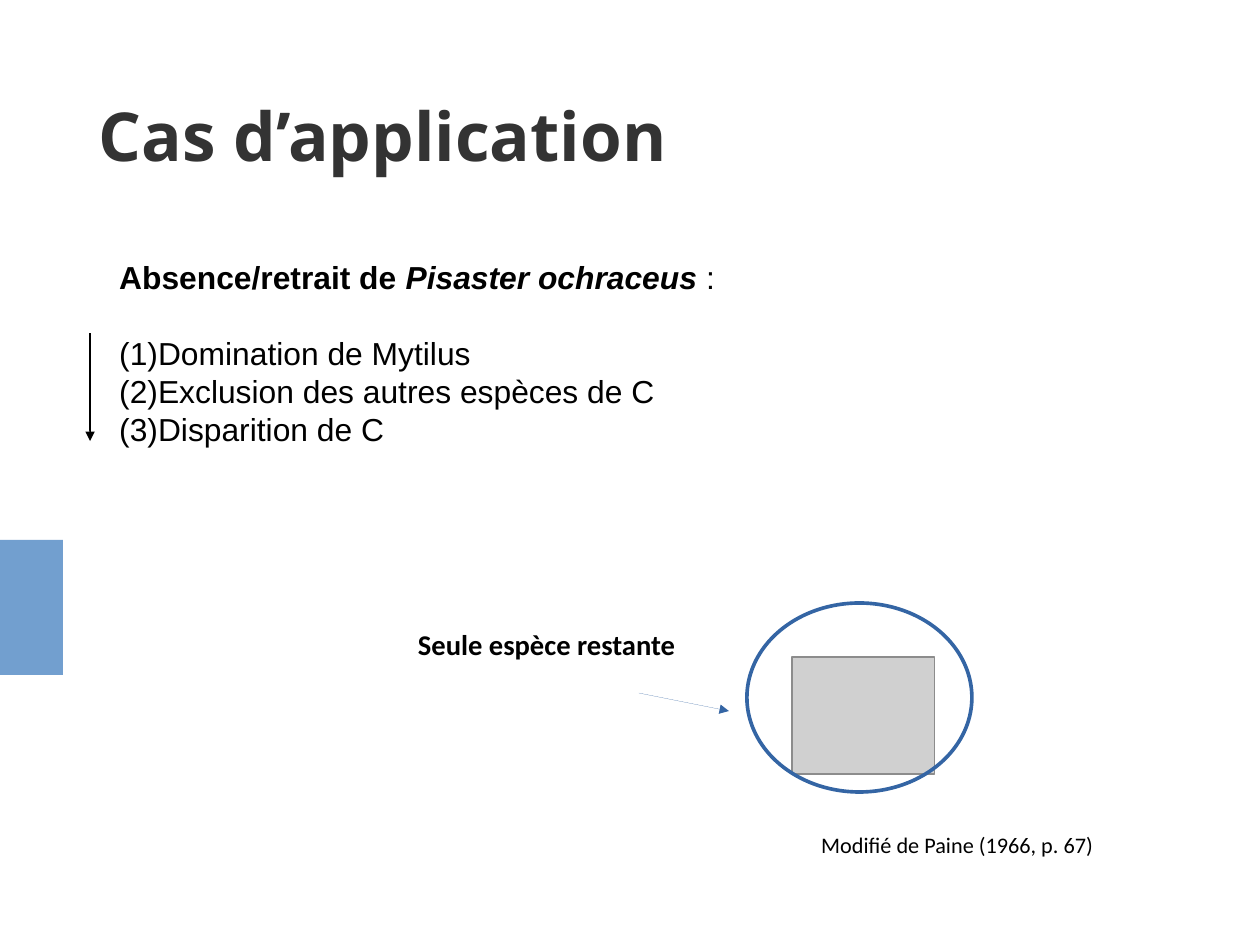
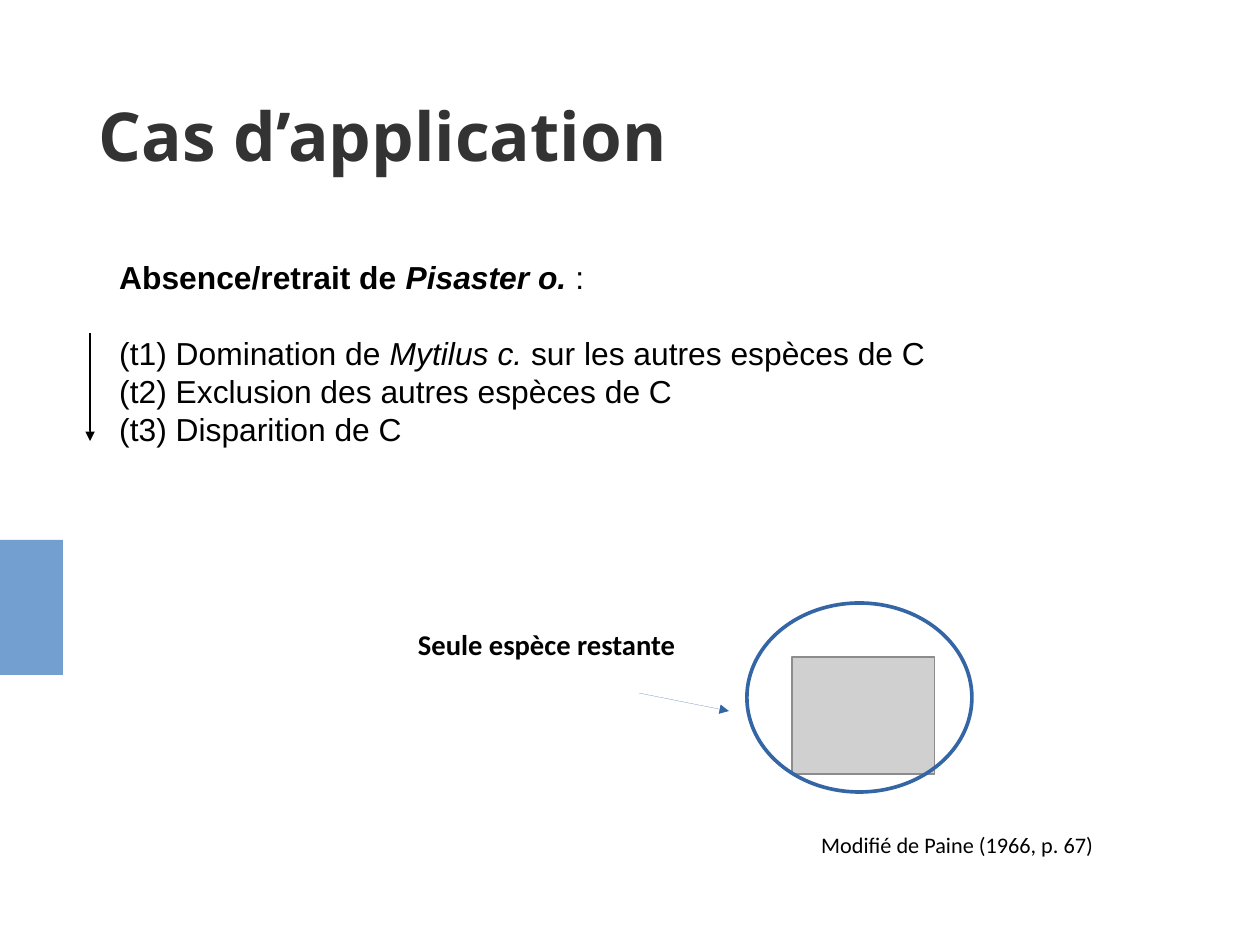
Before and after one commit to evadelmas/keystone_concept, a slide deck: slide 7 of presentation_LEIPS.odp (slide 6 before the commit). Drawn at 1260x945 pixels with LibreOffice and Linux fonts; fonts in the diff are those of the drawing; grey boxes stand for pictures. Boxes give left, top, right and bottom in pixels: in the first picture for what was removed or moved away, otherwise in the second. Text is boxed around its words. In the diff, an @@ line names an element or a change of style, - is before the commit and + after.

```diff
--- a/presentation_LEIPS.odp
+++ b/presentation_LEIPS.odp
@@ text at <box>119,266,925,447</box>: text changed @@
-Absence/retrait de Pisaster ochraceus :
-(1)Domination de Mytilus
-(2)Exclusion des autres espèces de C
-(3)Disparition de C
+Absence/retrait de Pisaster o. :
+(t1) Domination de Mytilus c. sur les autres espèces de C
+(t2) Exclusion des autres espèces de C
+(t3) Disparition de C
```
Also in this commit, not shown: 2 other slides changed, 1 slide added.
